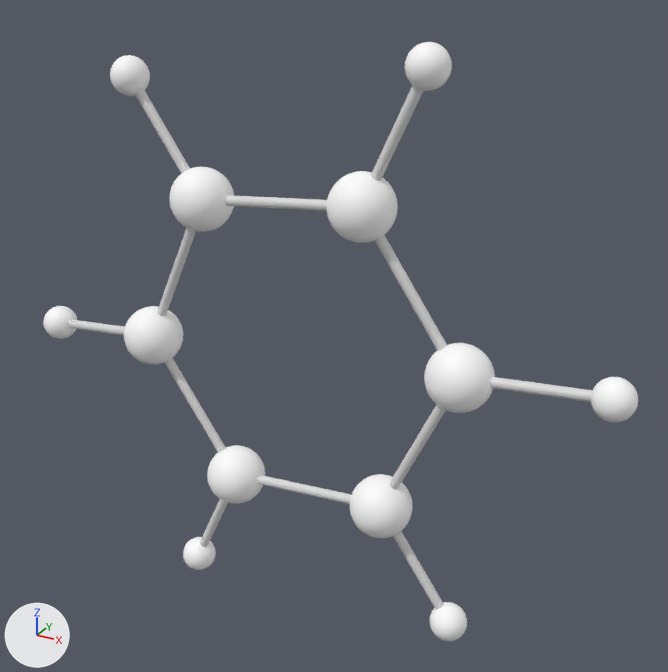
A saved change to the glTF model backend/media/models/c1ccccc1.glb.
Before and after are seen from a 50 mm lens placed at (3.47, -5.63, 3.05), pointed at (0.26, 0.21, 0.13). Lighting does not change. The marker at lower left points along +X, +Y and +Z. The picture after the commit comes second. Where no turn or scale is listed for an object, it has been applied to the vertices. Vertices at exactly the same position are counted once.

The first picture shows 'geometry_0'.
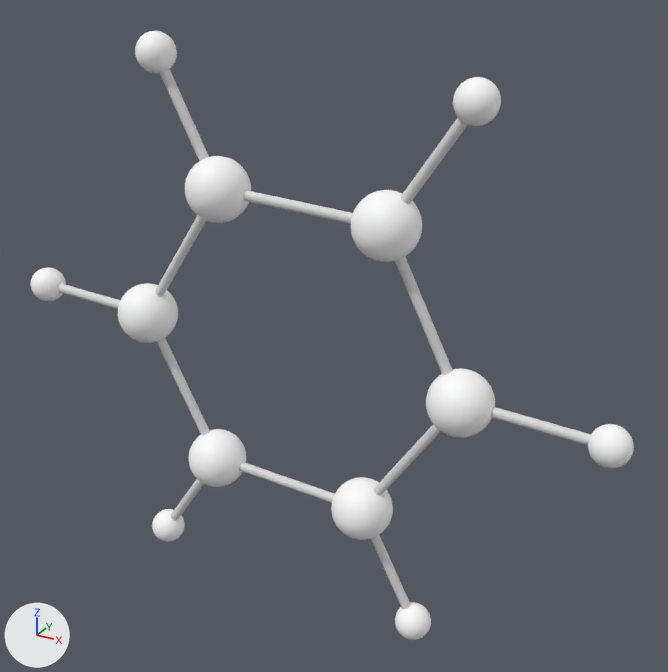
Where the change shows, as pixel boxes (x1, y1, x2, y2) in the pictures (668 x 672 px; the box of a moved part takes in the faces that stretch with it):
'geometry_0', reshaped: before (43, 42, 638, 641); after (31, 31, 634, 640)
part 1 of me_geometry_0, moved or reshaped: before (350, 474, 413, 538); after (188, 429, 246, 487)
part 2 of me_geometry_0, moved or reshaped: before (424, 343, 495, 413); after (118, 283, 178, 343)
part 3 of me_geometry_0, moved or reshaped: before (326, 171, 398, 243); after (185, 156, 251, 223)
part 4 of me_geometry_0, moved or reshaped: before (169, 167, 234, 232); after (351, 190, 422, 262)
part 5 of me_geometry_0, moved or reshaped: before (124, 306, 183, 364); after (426, 368, 495, 437)
part 6 of me_geometry_0, moved or reshaped: before (207, 445, 265, 504); after (331, 477, 393, 540)
part 7 of me_geometry_0, moved or reshaped: before (429, 602, 467, 641); after (152, 509, 185, 542)
part 8 of me_geometry_0, moved or reshaped: before (591, 377, 638, 422); after (31, 267, 66, 301)
part 9 of me_geometry_0, moved or reshaped: before (405, 42, 452, 91); after (135, 31, 177, 73)
part 10 of me_geometry_0, moved or reshaped: before (110, 55, 150, 96); after (453, 77, 501, 126)
part 11 of me_geometry_0, moved or reshaped: before (43, 306, 77, 339); after (588, 424, 634, 468)
part 12 of me_geometry_0, moved or reshaped: before (183, 537, 216, 570); after (395, 602, 431, 640)
part 13 of me_geometry_0, moved or reshaped (mostly hidden): before (69, 85, 592, 609); after (58, 69, 591, 609)

Patch to the scene script:
```diff
--- a/backend/media/models/c1ccccc1.glb.py
+++ b/backend/media/models/c1ccccc1.glb.py
@@ me_geometry_0 @@
 # used by ob_geometry_0; location = (0.0, 0.0, 0.0)
-me_geometry_0.from_pydata(...)  # 8100 vertices, 16128 faces; spans x -2.62..2.62, y -0.27..0.27, z -2.4..2.4
+me_geometry_0.from_pydata(...)  # 8100 vertices, 16128 faces; spans x -2.62..2.62, y -0.3..0.3, z -2.38..2.38
+# me_geometry_0 part 1: the loose piece of 642 vertices spanning x 0.55..1.05, y -0.26..0.24, z -1.39..-0.89 is moved by (-1.58, 0.0, -0.02)
+# me_geometry_0 part 2: the loose piece of 642 vertices spanning x 1.14..1.64, y -0.25..0.25, z -0.12..0.38 is moved by (-2.78, -0.05, -0.03)
+# me_geometry_0 part 3: the loose piece of 642 vertices spanning x 0.34..0.84, y -0.23..0.27, z 1.02..1.52 is moved by (-1.2, -0.05, -0.01)
+# me_geometry_0 part 4: the loose piece of 642 vertices spanning x -1.05..-0.55, y -0.24..0.26, z 0.89..1.39 is moved by (1.58, 0.0, 0.02)
+# me_geometry_0 part 5: the loose piece of 642 vertices spanning x -1.64..-1.14, y -0.25..0.25, z -0.38..0.12 is moved by (2.78, 0.05, 0.03)
+# me_geometry_0 part 6: the loose piece of 642 vertices spanning x -0.84..-0.34, y -0.27..0.23, z -1.52..-1.02 is moved by (1.2, 0.05, 0.01)
+# me_geometry_0 part 7: the loose piece of 642 vertices spanning x 1.28..1.58, y -0.18..0.12, z -2.18..-1.88 is moved by (-2.82, 0.0, -0.03)
+# me_geometry_0 part 8: the loose piece of 642 vertices spanning x 2.32..2.62, y -0.15..0.15, z 0.07..0.37 is moved by (-4.95, -0.09, -0.05)
+# me_geometry_0 part 9: the loose piece of 642 vertices spanning x 0.89..1.19, y -0.12..0.18, z 2.1..2.4 is moved by (-2.13, -0.09, -0.02)
+# me_geometry_0 part 10: the loose piece of 642 vertices spanning x -1.58..-1.28, y -0.12..0.18, z 1.88..2.18 is moved by (2.82, 0.0, 0.03)
+# me_geometry_0 part 11: the loose piece of 642 vertices spanning x -2.62..-2.32, y -0.15..0.15, z -0.37..-0.07 is moved by (4.95, 0.09, 0.05)
+# me_geometry_0 part 12: the loose piece of 642 vertices spanning x -1.19..-0.89, y -0.18..0.12, z -2.4..-2.1 is moved by (2.13, 0.09, 0.02)
+# me_geometry_0 part 13: 396 of 8100 vertices moved; they spanned x -2.47..2.48, y -0.07..0.07, z -2.27..2.27 and now span x -2.48..2.48, y -0.13..0.13, z -2.25..2.25; mean shift (0.0, 0.0, 0.0); largest move (-2.47, -0.01, -0.18) -> (2.48, 0.09, -0.13)
 me_geometry_0.materials.append(mat_defaultmaterial)
```
